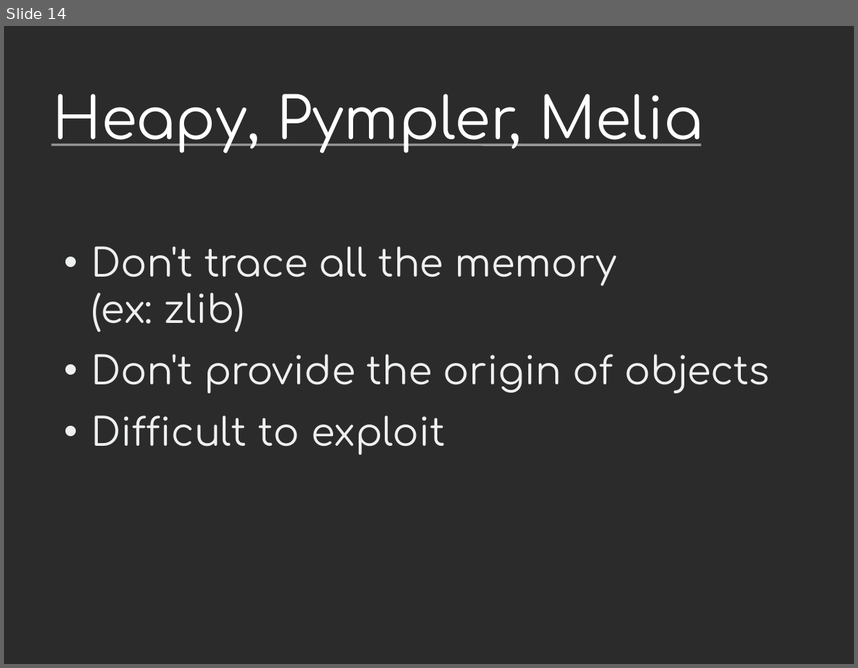
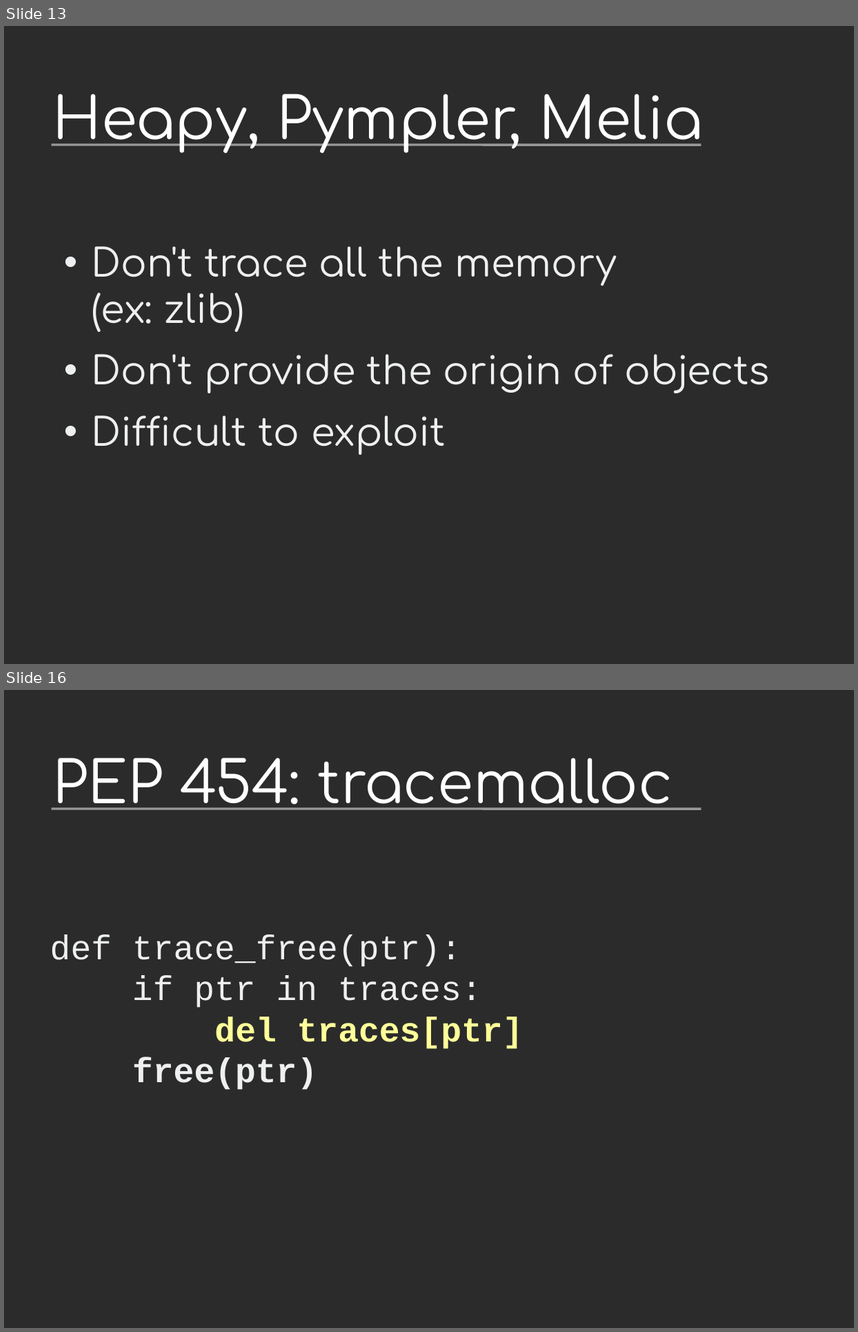
Before and after one commit to vstinner/talks, a slide deck: 2014-Pycon-Montreal/tracemalloc.odp. Shown one above the other, each under a label of ours: slide 14 before the commit, slides 13 and 16 after it; the slides between them are not shown. The pictures are 858x668 and 858x1332 pixels, drawn with LibreOffice and Linux fonts; fonts in the diff are those of the drawing; background and template pictures are left out; a plain dark background stands for a picture behind light text. Boxes give left, top, right and bottom in pixels: in the first picture for what was removed or moved away, otherwise in the second. Text is boxed around its words. In the diff, an @@ line names an element or a change of style, - is before the commit and + after.

Commit message:
tracemalloc

```diff
--- a/2014-Pycon-Montreal/tracemalloc.odp
+++ b/2014-Pycon-Montreal/tracemalloc.odp
@@ slide 16 added at <box>4,690,854,1328</box>, background picture (left out); not listed: 1 template element that a slide beside it also shows @@
@@ title added at <box>53,758,673,810</box>, 54 pt, text #FFFFFF @@
+PEP 454: tracemalloc
@@ text added at <box>50,934,524,1090</box>, 32 pt, text #EEEFF0 @@
+def trace_free(ptr):
+if ptr in traces:
+del traces[ptr]
+free(ptr)
@@ what was slide 14 is now slide 13 @@
```
Also in this commit, not shown: 7 slides changed, 2 other slides added, 7 slides removed.
